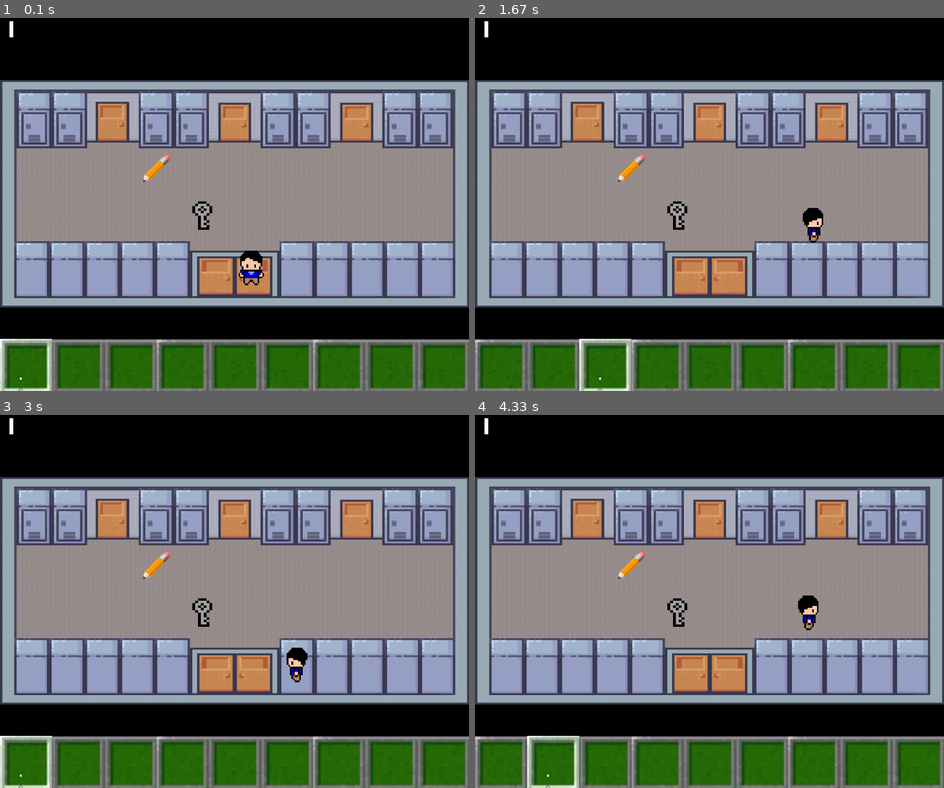
Above: before the commit, frames 1-4 (two rows, left to right).
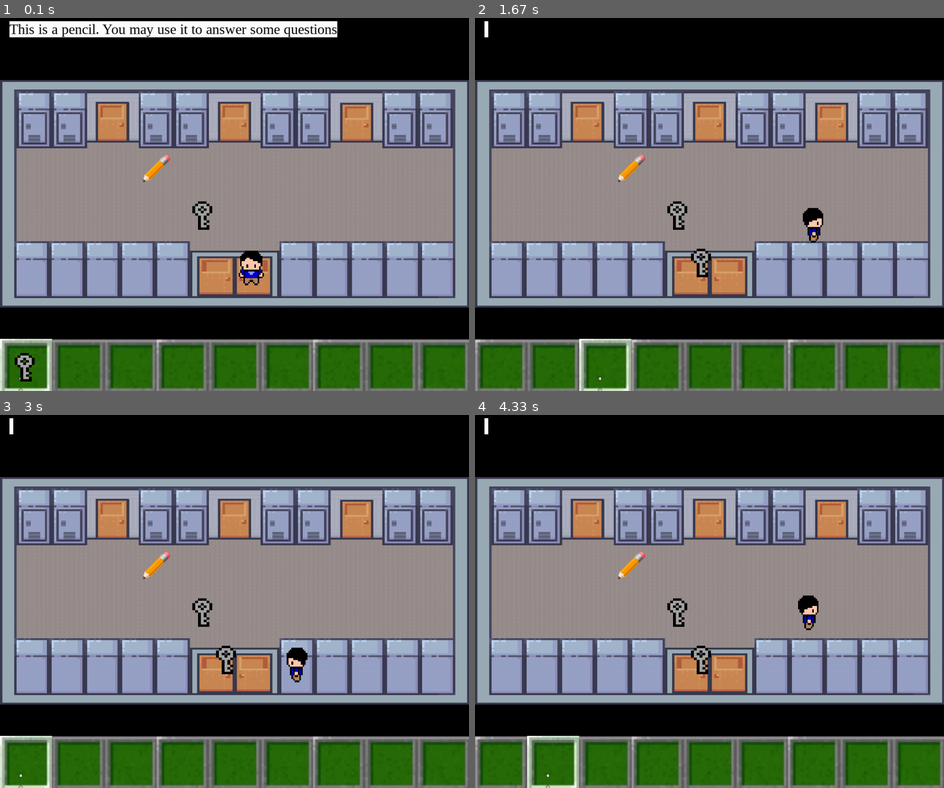
Above: after the commit, the same moments.

Repository: Aaronlongstocking97/Group-11-Pygame-Project
Game: pygame game, started from main.py
Same seed, same stepped clock (60 frames per second), same inputs: the game is played once before the commit and once after it.
Inputs:
- Up to frame 1 (0.1 s): no input
- Up to frame 2 (1.67 s): tap Space at 0.33, 0.73, 1.03, 1.23, 1.57 s; hold Right 0.67-1.13 s; hold D 0.67-1.13 s; hold Up 1.17-1.47 s; hold Right from 1.5 s (still down); hold D from 1.5 s (still down)
- Up to frame 3 (3 s): tap Space at 1.87, 2.07, 2.37, 2.63, 2.97 s; release Right at 1.97 s; release D at 1.97 s; hold Left 2-2.53 s; hold A 2-2.53 s; hold Down 2.57-2.87 s; hold Left from 2.9 s (still down); hold A from 2.9 s (still down)
- Up to frame 4 (4.33 s): tap Space at 3.27, 3.4, 3.8, 4.1 s; release Left at 3.3 s; release A at 3.3 s; hold Up 3.33-3.7 s; hold Right from 3.73 s (still down); hold D from 3.73 s (still down)

The runs differ from the first frame. In frame 1, 3.2% of the frame differs, in the area x 2-72%, y 0-98%; in frame 2, 0.3%; in frame 3, 0.3%; in frame 4, 0.3%.

Commit message:
built science room

Diff:
--- a/GameSprites.py
+++ b/GameSprites.py
@@ -29,7 +29,7 @@
 RED_LIGHT = "assets/mathroom/remove.png"
 LOADING_LIGHT = "assets/mathroom/circle.png"
 PENCIL_IMAGE = "assets/mathroom/pencil.png"
-
+SCIENCE_ROOM = "assets/rooms/science_room.png"
 
 
 # class GameSprite(pygame.sprite.Sprite, ABC):
--- a/MainGame.py
+++ b/MainGame.py
@@ -10,6 +10,7 @@
 from mathroom import *
 from hallway import *
 from pen import *
+from scienceroom import *
 
 # Does this still need to take in an object?
 
@@ -55,10 +56,12 @@
         # create rooms
         self.math_room = MathRoom(MATH_ROOM)
         self.hallway = Hallway(HALLWAY)
+        self.science_room = ScienceRoom(SCIENCE_ROOM)
 
         # initialize rooms
         self.math_room.init_math_room(self)
         self.hallway.init_hallway(self)
+        self.science_room.init_science_room(self)
 
         # Initialize the dialog
         self.dialog = Dialog()
--- a/hallway.py
+++ b/hallway.py
@@ -27,3 +27,10 @@
 
         callback.pencil = Pen(PENCIL_IMAGE, ITEM_SIZE)
         callback.pencil.init_pencil(self, (300, 300), "This is a pencil. You may use it to answer some questions")
+
+        callback.door_to_science = Door(DOOR_IMAGE, DOOR_SIZE)
+        callback.door_to_science.init_door(self, callback.science_room, (455, 185), (30, 150),
+                                    "This door is locked, you might need a key.")
+
+        callback.key3 = Key(KEY_IMAGE, ITEM_SIZE)
+        callback.key3.init_key(self, callback.door_to_science, (500, 500), "This is a pencil. You may use it to answer some questions")
--- /dev/null
+++ b/scienceroom.py
@@ -0,0 +1,53 @@
+from scene import *
+from math_generator import *
+from door import *
+from key import *
+from light import *
+
+from answer_box import *
+
+
+class ScienceRoom(Scene):
+
+    def __init__(self, image):
+        super().__init__(image)
+        # all the groups in room 1
+
+        self.font = pygame.font.SysFont('timesnewroman', 30)
+
+        self.itemsGroup = pygame.sprite.Group()
+        self.keysGroup = pygame.sprite.Group()
+        self.doorGroup = pygame.sprite.Group()
+        self.lightsGroup = pygame.sprite.Group()
+        self.pensGroup = pygame.sprite.Group()
+
+
+    def addItemTo(self, item, position, group):
+        return super().addItemTo(item, position, group)
+
+    def init_science_room(self, callback):
+
+        self.questions = Generator(EQUATIONS_FILE_NAME)
+        self.ques, self.ans = self.questions.generate()
+
+        self.answer_box = AnswerBox(BOX_IMAGE, (100, 50))
+
+        callback.science_door = Door(DOOR_IMAGE, DOOR_SIZE)
+        callback.science_door.init_door(self, callback.hallway, (30, 150), (455, 185),
+                                "This door is locked, you might need a key.")
+
+        callback.key1 = Key(KEY_IMAGE, ITEM_SIZE)
+        callback.key1.init_key(self, callback.science_door, (100, 300),
+                           "This is the key to enter the hallway")
+
+        # Create the loading lights on the white board
+        self.loadingLight1 = Light(LOADING_LIGHT, (25 ,25))
+        self.loadingLight1.init_light(self, (330, 12))
+
+    def display_question(self, callback):
+        question_output = self.font.render(self.ques, True, BLACK)
+        callback._screen.blit(question_output, (SCREEN_RECT.centerx - 30, 40))
+
+
+    def reset_question(self):
+        self.ques, self.ans = self.questions.generate()
Not shown, changed: README.md
